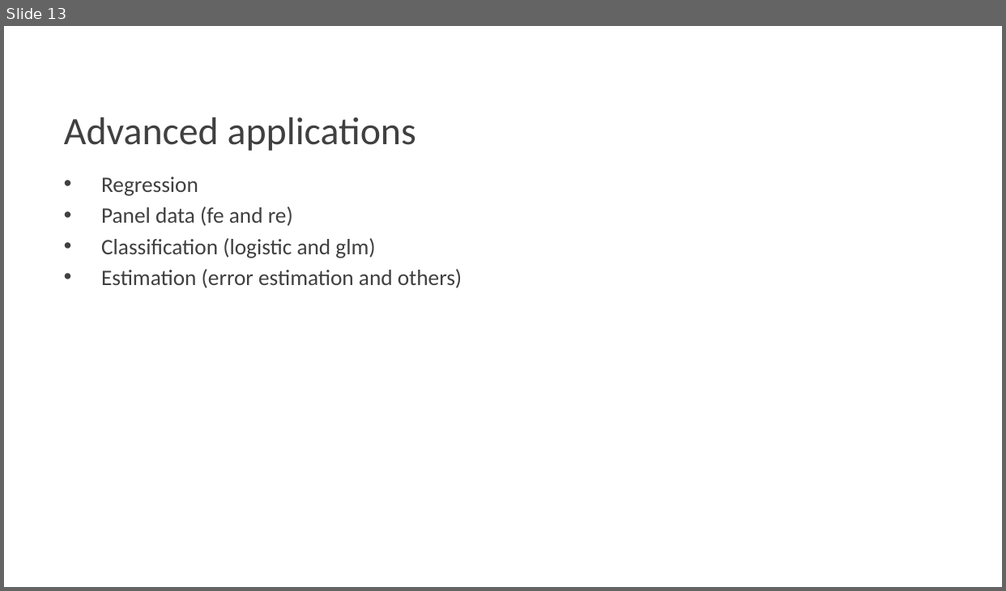
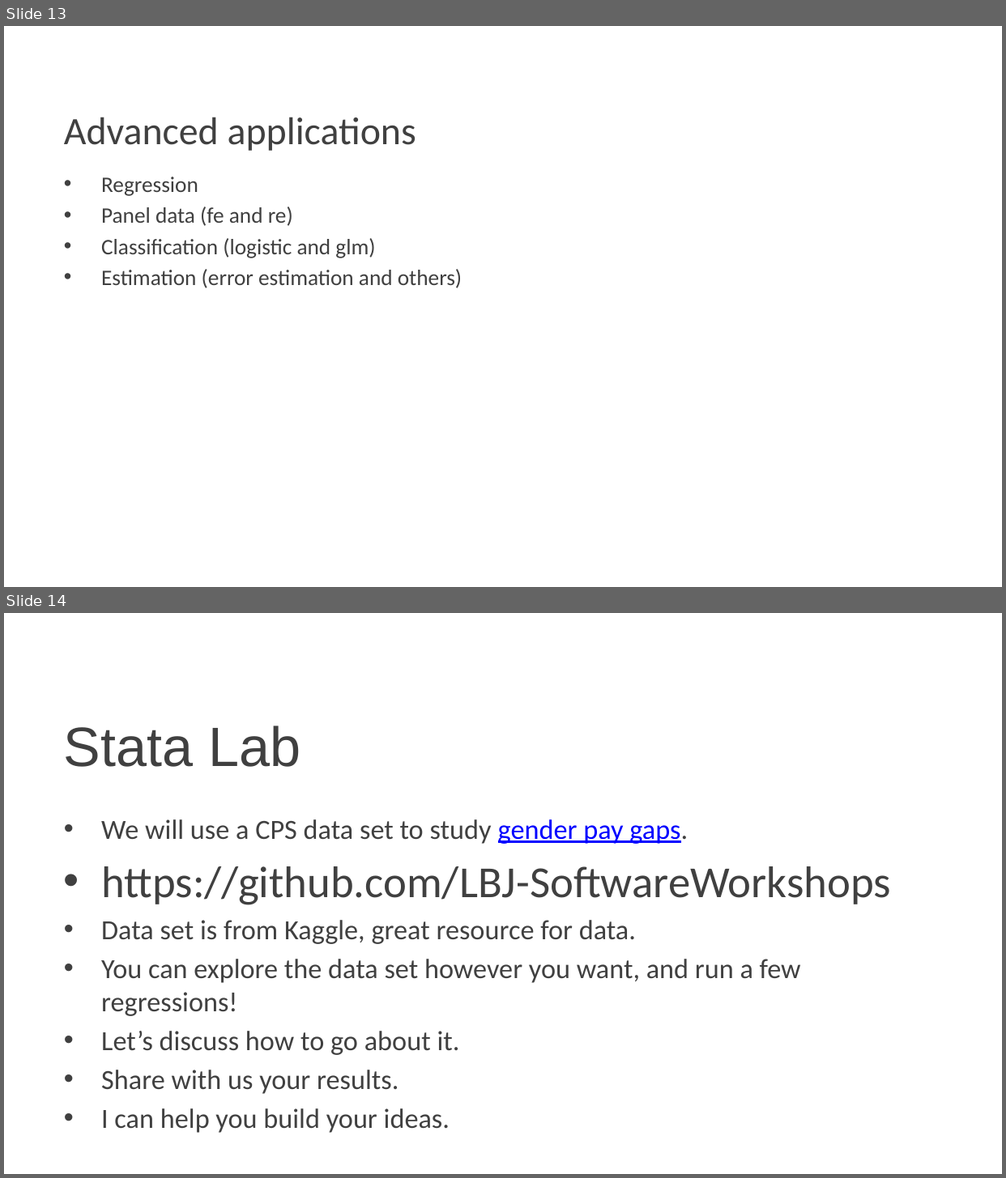
Before and after one commit to alf10087/stata_workshop, a slide deck: Stata Workshop 09-09.pptx. Shown one above the other, each under a label of ours: slide 13 before the commit, slides 13 and 14 after it. The pictures are 1006x591 and 1006x1178 pixels, drawn with LibreOffice and Linux fonts; fonts in the diff are those of the drawing; background and template pictures are left out. Boxes give left, top, right and bottom in pixels: in the first picture for what was removed or moved away, otherwise in the second. Text is boxed around its words. In the diff, an @@ line names an element or a change of style, - is before the commit and + after.

```diff
--- a/Stata Workshop 09-09.pptx
+++ b/Stata Workshop 09-09.pptx
@@ slide 14 added at (4,613,1002,1174), background picture (left out) @@
@@ title added at (64,726,300,767), 40 pt, text #404040 @@
+Stata Lab
@@ text added at (101,820,891,1133), 20 pt, text #404040 @@
+• We will use a CPS data set to study gender pay gaps.
+• https://github.com/LBJ-SoftwareWorkshops
+• Data set is from Kaggle, great resource for data.
+• You can explore the data set however you want, and run a few regressions!
+• Let’s discuss how to go about it.
+• Share with us your results.
+• I can help you build your ideas.
```
Also in this commit, not shown: 4 slides changed, 3 other slides added, 1 slide removed.
